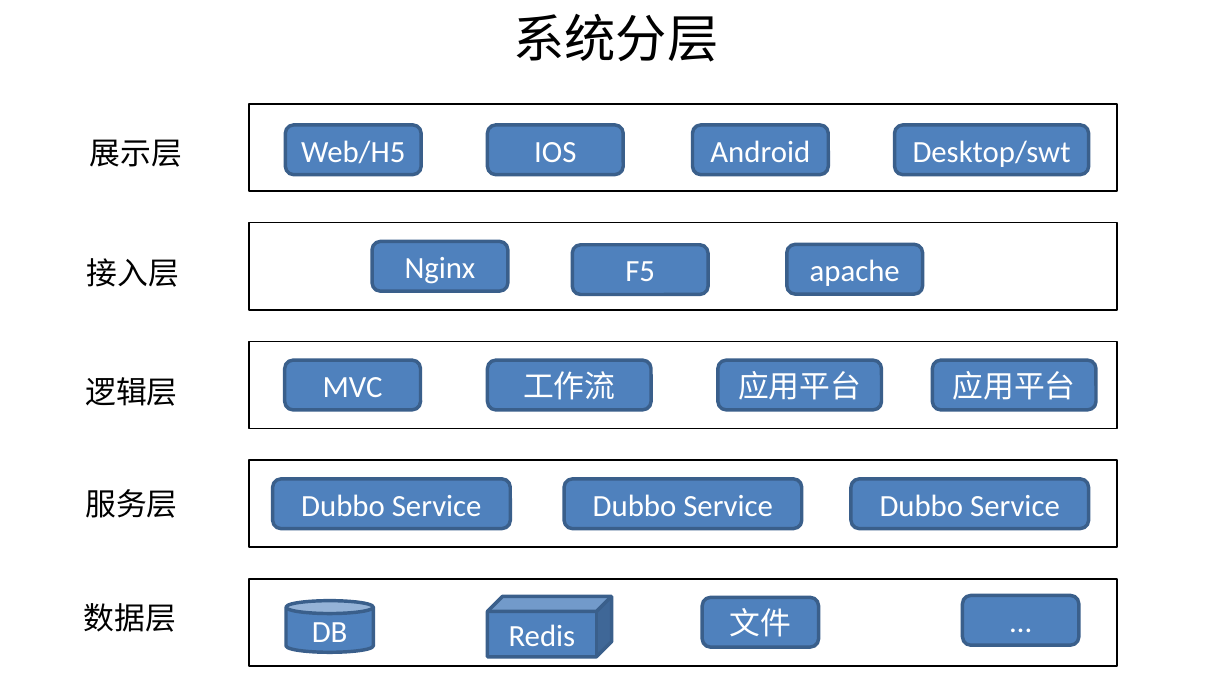
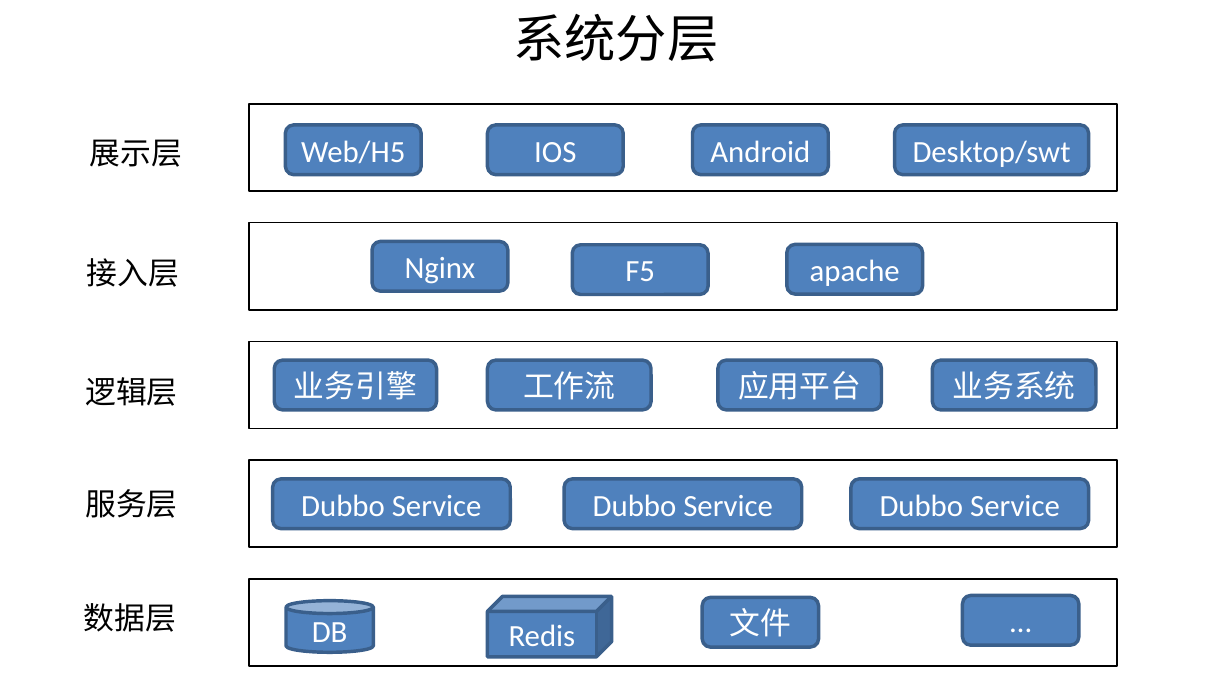
Before and after one commit to shiyunlai/tistools, a slide deck: slide 6 of readme/TIStools.pptx. Drawn at 1232x693 pixels with LibreOffice and Linux fonts; fonts in the diff are those of the drawing. Boxes give left, top, right and bottom in pixels: in the first picture for what was removed or moved away, otherwise in the second. Text is boxed around its words. In the diff, an @@ line names an element or a change of style, - is before the commit and + after.

```diff
--- a/readme/TIStools.pptx
+++ b/readme/TIStools.pptx
@@ rounded rectangle "业务引擎": place and size @@
-rounded rectangle "业务引擎" at [285,360,420,409]
+rounded rectangle "业务引擎" at [275,360,437,409]
@@ text in rounded rectangle at [294,371,417,400]: text changed @@
-MVC
+业务引擎
@@ text in rounded rectangle at [953,371,1076,400]: text changed @@
-应用平台
+业务系统
```
Also in this commit, not shown: 1 other slide changed, 1 other file.
